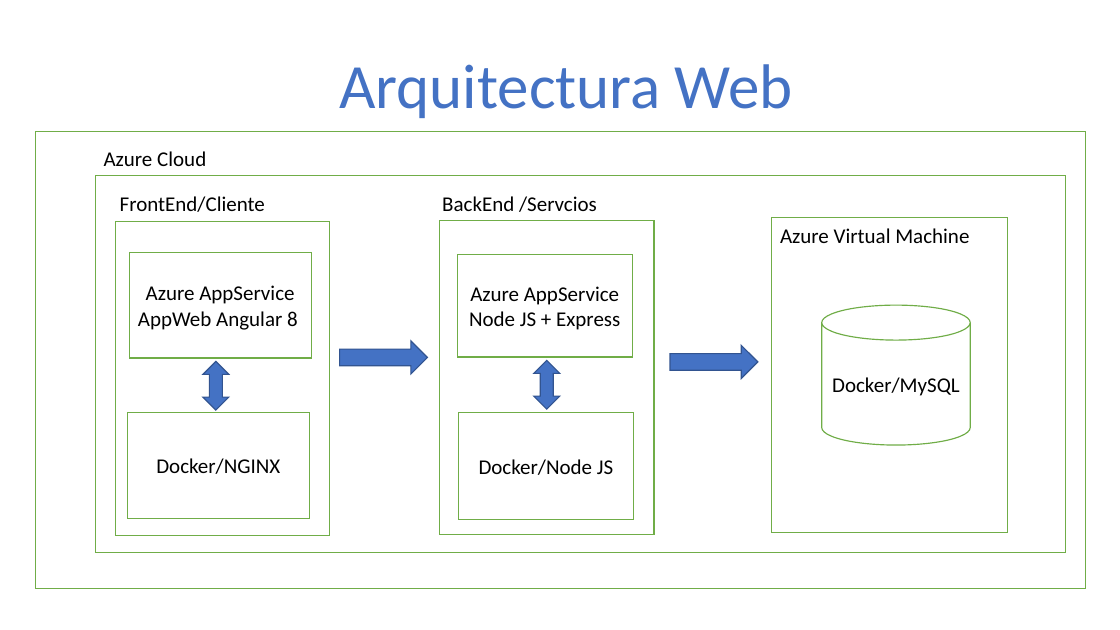
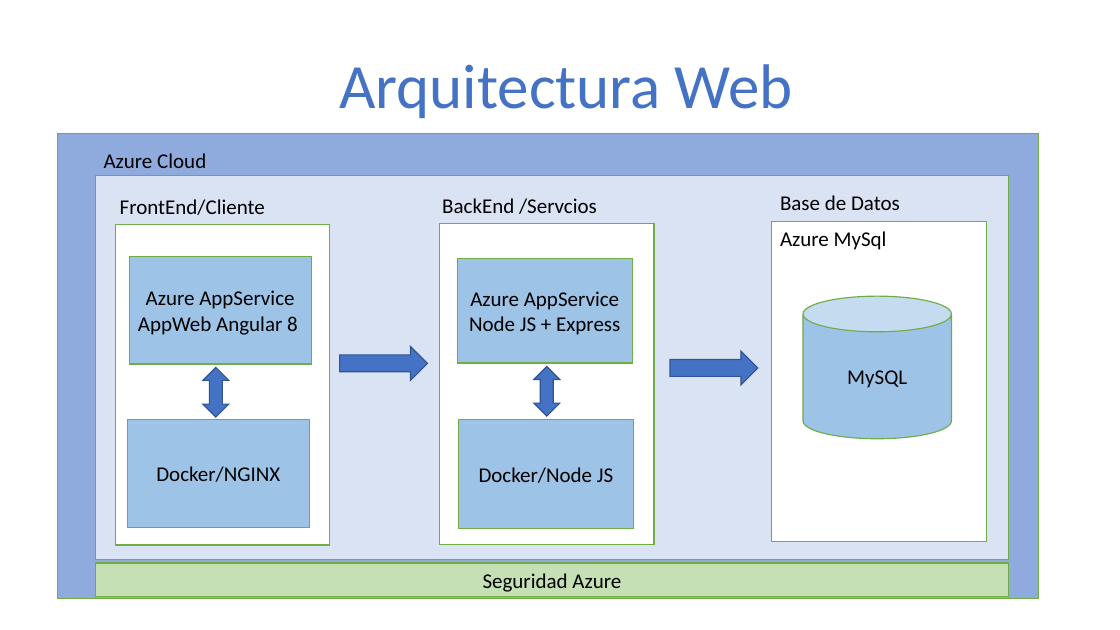
Before and after one commit to uoctfmgithub/ProyectoTesis, a slide deck: slide 1 of Documentacion/Aruitectura.pptx. Drawn at 1120x630 pixels with LibreOffice and Linux fonts; fonts in the diff are those of the drawing. Boxes give left, top, right and bottom in pixels: in the first picture for what was removed or moved away, otherwise in the second. Text is boxed around its words. In the diff, an @@ line names an element or a change of style, - is before the commit and + after.

```diff
--- a/Documentacion/Aruitectura.pptx
+++ b/Documentacion/Aruitectura.pptx
@@ rectangle: place and size @@
-rectangle at (35, 132, 1086, 589)
+rectangle at (57, 134, 1038, 599)
@@ rectangle at (57, 134, 1038, 599): fill #FFFFFF to #8FAADC @@
@@ rectangle: place and size @@
-rectangle at (95, 175, 1065, 552)
+rectangle at (95, 176, 1008, 560)
@@ rectangle at (95, 176, 1008, 560): fill #FFFFFF to #DAE3F3 @@
@@ text added at (780, 195, 900, 210), 18 pt, text #000000 @@
+Base de Datos
@@ rectangle: place and size @@
-rectangle at (115, 221, 329, 535)
+rectangle at (115, 225, 329, 545)
@@ rectangle: place and size @@
-rectangle at (439, 220, 654, 534)
+rectangle at (439, 223, 654, 544)
@@ rectangle "Azure MySql": place and size @@
-rectangle "Azure MySql" at (772, 218, 1008, 532)
+rectangle "Azure MySql" at (772, 221, 986, 541)
@@ text in rectangle at (780, 231, 887, 250): text changed @@
-Azure Virtual Machine
+Azure MySql
@@ fill #FFFFFF to #9DC3E6 in 5 elements at (129, 256, 312, 364), (458, 259, 633, 363), (128, 419, 310, 527), (459, 419, 634, 528), (803, 297, 952, 439) @@
@@ cylinder "MySQL": place and size @@
-cylinder "MySQL" at (822, 305, 970, 445)
+cylinder "MySQL" at (803, 297, 952, 439)
@@ 4 rectangles, 2 right arrows, 2 up down arrows: place and size @@
-4 rectangles, 2 right arrows, 2 up down arrows at (128, 252, 759, 520)
+4 rectangles, 2 right arrows, 2 up down arrows at (128, 256, 759, 528)
@@ text in cylinder at (847, 370, 907, 388): text changed @@
-Docker/MySQL
+MySQL
@@ rectangle added at (95, 563, 1008, 597), fill #C5E0B4, outline #70AD47 1 pt, 18 pt, text #000000 @@
+Seguridad Azure
```
Also in this commit, not shown: 1 slide added, 41 other files.
